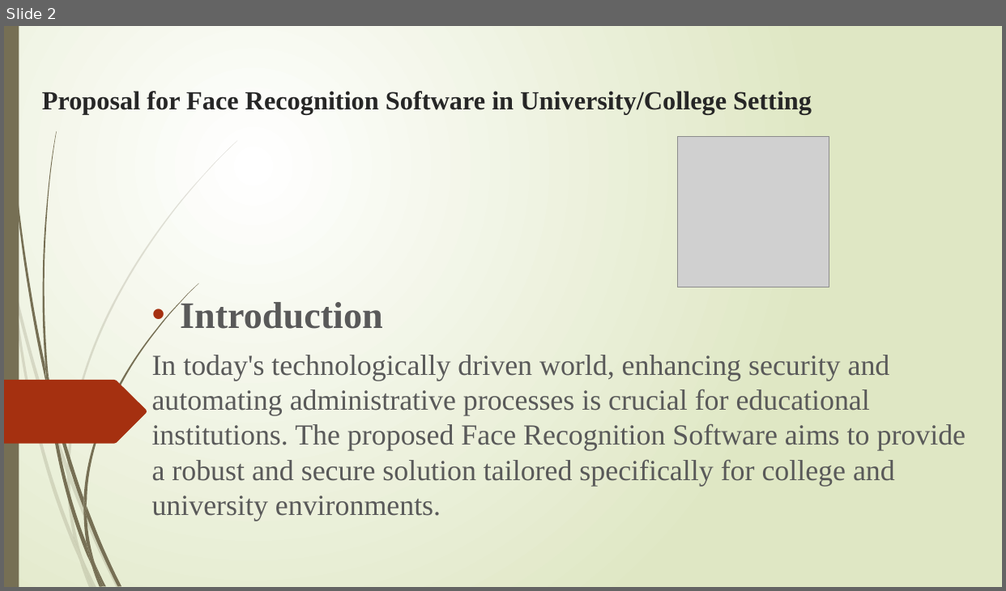
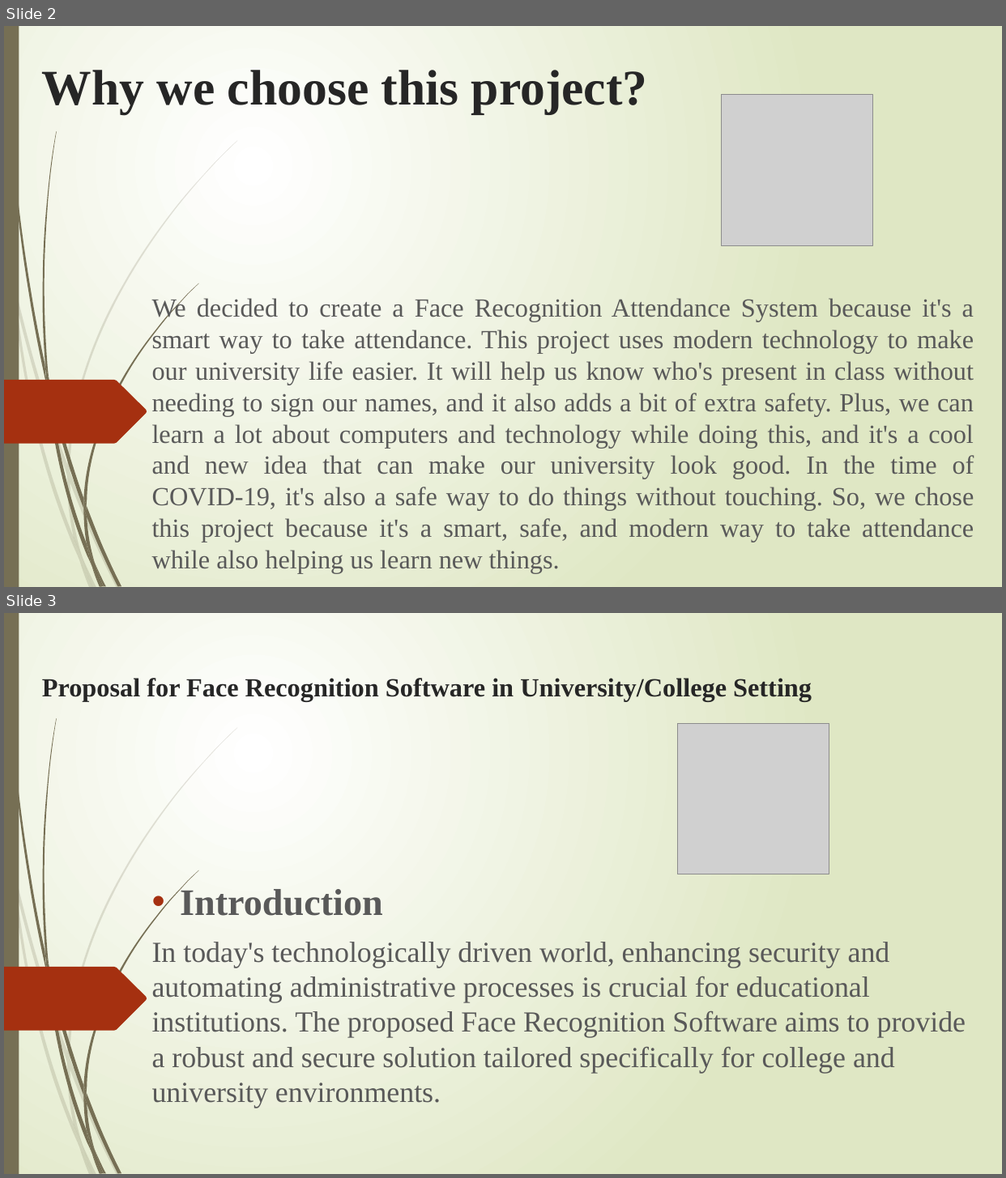
Before and after one commit to SharrY111/scdlab, a slide deck: Presentation1.pptx. Shown one above the other, each under a label of ours: slide 2 before the commit, slides 2 and 3 after it. The pictures are 1006x591 and 1006x1178 pixels, drawn with LibreOffice and Linux fonts; fonts in the diff are those of the drawing; grey boxes stand for pictures. Boxes give left, top, right and bottom in pixels: in the first picture for what was removed or moved away, otherwise in the second. Text is boxed around its words. In the diff, an @@ line names an element or a change of style, - is before the commit and + after.

```diff
--- a/Presentation1.pptx
+++ b/Presentation1.pptx
@@ slide 2 added at bbox=[4, 26, 1002, 587], background gradient #FFFFFF to #DFE8C4; not listed: 24 template elements that a slide beside it also shows @@
@@ title added at bbox=[42, 70, 648, 114], 48 pt, text #262626, bold @@
+Why we choose this project?
@@ picture added at bbox=[721, 95, 872, 246] @@
@@ subtitle added at bbox=[152, 297, 974, 574], 25.2 pt, text #595959 @@
+We decided to create a Face Recognition Attendance System because it's a smart way to take attendance. This project uses modern technology to make our university life easier. It will help us know who's present in class without needing to sign our names, and it also adds a bit of extra safety. Plus, we can learn a lot about computers and technology while doing this, and it's a cool and new idea that can make our university look good. In the time of COVID-19, it's also a safe way to do things without touching. So, we chose this project because it's a smart, safe, and modern way to take attendance while also helping us learn new things.
@@ what was slide 2 is now slide 3 @@
```
Also in this commit, not shown: 3 slides changed, 2 other slides added.
